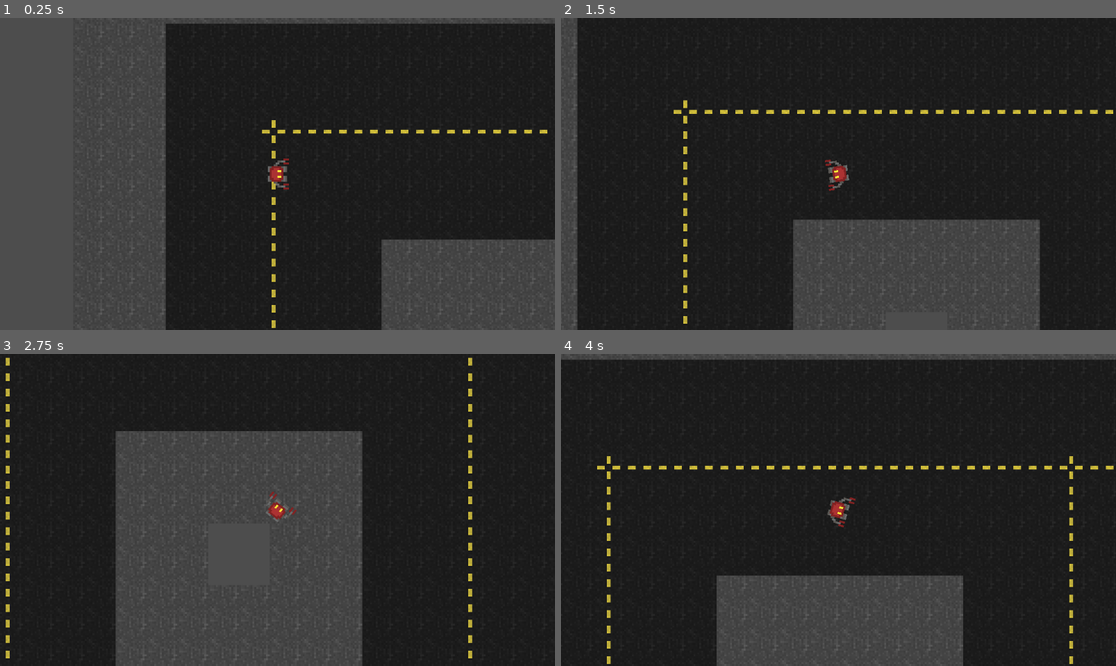
Above: before the commit, frames 1-4 (two rows, left to right).
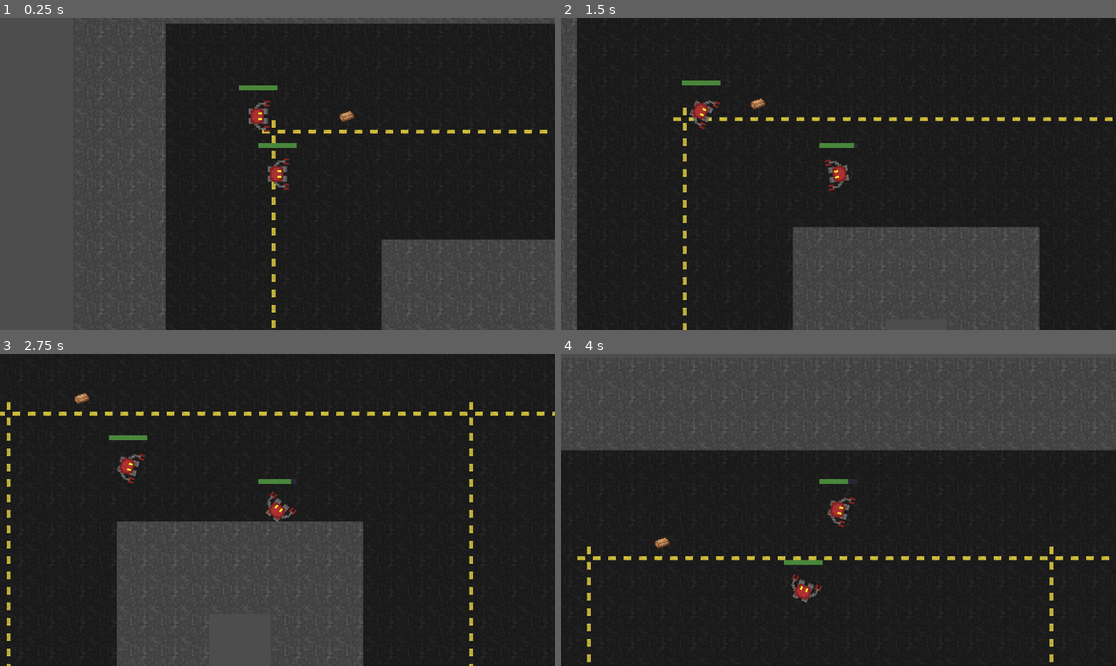
Above: after the commit, the same moments.

Repository: bellflwr/gmtk-jam-2024
Game: Godot game, scene res://scenes/world/test_world.tscn
Two runs of this game, one before a commit and one after it. Both use one fixed random seed, a clock stepped at 60 frames per second and the inputs below.
Inputs (mouse positions are in pixels of both pictures, inside the frame that each line leads up to):
- Up to frame 1 (0.25 s): no input
- Up to frame 2 (1.5 s): tap Enter at 0.5 s; move the mouse to (960, 158) at 0.52 s; press the mouse at (960, 158) at 0.53 s; hold D (right) 0.53-1.28 s; move the mouse to (727, 189) at 1.27 s; release the mouse at (727, 189) at 1.28 s; hold S (down) from 1.28 s (still down); tap K (look_down) at 1.35 s
- Up to frame 3 (2.75 s): click (166, 525) at 1.55 s; move the mouse to (333, 441) at 2.02 s; release S (down) at 2.03 s; press the mouse at (333, 441) at 2.03 s; hold D (right) from 2.03 s (still down); tap I (look_up) at 2.1 s
- Up to frame 4 (4 s): move the mouse to (810, 572) at 2.77 s; release D (right) at 2.78 s; release the mouse at (810, 572) at 2.78 s; hold W (up) 2.78-3.53 s; click (810, 572) at 2.85 s; move the mouse to (1005, 556) at 3.52 s; press the mouse at (1005, 556) at 3.53 s; hold A (left) from 3.53 s (still down)

The runs differ from the first frame. In frame 1, 0.5% of the frame differs, in the area x 43-64%, y 21-42%; in frame 2, 3.4%; in frame 3, 14%; in frame 4, 44%, in the area x 0-100%, y 1-100%.

Commit message:
lots of stuff (partially working collectables system)

Diff:
--- a/Scenes/player_bot.tscn
+++ b/Scenes/player_bot.tscn
@@ -1,10 +1,27 @@
-[gd_scene load_steps=10 format=3 uid="uid://bkrsddom2vkh"]
+[gd_scene load_steps=19 format=3 uid="uid://bkrsddom2vkh"]
 
-[ext_resource type="Script" path="res://scripts/player_bot.gd" id="1_tfthi"]
+[ext_resource type="Script" path="res://scripts/player_controller.gd" id="1_tfthi"]
 [ext_resource type="Texture2D" uid="uid://did4f2uuyw6yl" path="res://images/RoboSprite.png" id="2_oy32q"]
+[ext_resource type="PackedScene" uid="uid://bwcnhd2xwrqn1" path="res://scenes/hitscan_weapon.tscn" id="3_faaef"]
+[ext_resource type="Script" path="res://scripts/hitscan_weapon_type.gd" id="3_u1rt4"]
+[ext_resource type="PackedScene" uid="uid://bbtec7yg6fh6x" path="res://scenes/components/health.tscn" id="4_0vplg"]
+[ext_resource type="PackedScene" uid="uid://bfsswt0pv654l" path="res://scenes/components/hitbox.tscn" id="4_f63ep"]
+[ext_resource type="PackedScene" uid="uid://bownvmepjxoww" path="res://scenes/health_bar.tscn" id="5_yj0ae"]
+[ext_resource type="Script" path="res://scripts/health_bar.gd" id="7_k3a3r"]
+[ext_resource type="Script" path="res://scripts/inventory.gd" id="9_yjmff"]
 
-[sub_resource type="RectangleShape2D" id="RectangleShape2D_2xyql"]
-size = Vector2(8, 10)
+[sub_resource type="CircleShape2D" id="CircleShape2D_a0upi"]
+radius = 6.0208
+
+[sub_resource type="Resource" id="Resource_8hi8n"]
+script = ExtResource("3_u1rt4")
+damage = 5.0
+is_automatic = false
+burst_interval = 1.0
+shot_interval = 0.0
+shots_per_burst = 1
+pellets = 0
+precision = 0.0
 
 [sub_resource type="AtlasTexture" id="AtlasTexture_jjb0t"]
 atlas = ExtResource("2_oy32q")
@@ -54,20 +71,59 @@
 "speed": 5.0
 }]
 
+[sub_resource type="RectangleShape2D" id="RectangleShape2D_jxnxc"]
+size = Vector2(9, 12)
+
 [node name="PlayerBot" type="CharacterBody2D"]
+collision_layer = 8
+collision_mask = 9
+motion_mode = 1
 script = ExtResource("1_tfthi")
 
 [node name="CollisionShape2D" type="CollisionShape2D" parent="."]
 rotation = -1.5708
-shape = SubResource("RectangleShape2D_2xyql")
+shape = SubResource("CircleShape2D_a0upi")
 
 [node name="Camera2D" type="Camera2D" parent="."]
 zoom = Vector2(4, 4)
 
-[node name="AnimatedSprite2D" type="AnimatedSprite2D" parent="."]
+[node name="HitscanWeapon" parent="." instance=ExtResource("3_faaef")]
+range = 75.0
+weapon = SubResource("Resource_8hi8n")
+
+[node name="SpritePivot" type="Node2D" parent="."]
+unique_name_in_owner = true
+
+[node name="AnimatedSprite2D" type="AnimatedSprite2D" parent="SpritePivot"]
+unique_name_in_owner = true
 texture_filter = 1
 position = Vector2(0, 1)
 rotation = -1.5708
 sprite_frames = SubResource("SpriteFrames_nxgcq")
 animation = &"walk"
 frame_progress = 0.872183
+
+[node name="Hitbox" parent="SpritePivot" instance=ExtResource("4_f63ep")]
+collision_layer = 2
+collision_mask = 16
+
+[node name="CollisionShape2D" type="CollisionShape2D" parent="SpritePivot/Hitbox"]
+position = Vector2(-0.5, 0)
+shape = SubResource("RectangleShape2D_jxnxc")
+
+[node name="Health" parent="." node_paths=PackedStringArray("health_bar") instance=ExtResource("4_0vplg")]
+max_health = 20.0
+health_bar = NodePath("../HealthBar")
+
+[node name="HealthBar" parent="." instance=ExtResource("5_yj0ae")]
+script = ExtResource("7_k3a3r")
+
+[node name="AudioListener2D" type="AudioListener2D" parent="."]
+
+[node name="Inventory" type="Node2D" parent="."]
+script = ExtResource("9_yjmff")
+
+[connection signal="area_entered" from="SpritePivot/Hitbox" to="SpritePivot/Hitbox" method="_on_area_entered"]
+[connection signal="collectible_touched" from="SpritePivot/Hitbox" to="Inventory" method="_on_hitbox_collectible_touched"]
+[connection signal="damage_taken" from="SpritePivot/Hitbox" to="Health" method="_on_hitbox_damage_taken"]
+[connection signal="health_changed" from="Health" to="HealthBar" method="_on_health_health_changed"]
--- /dev/null
+++ b/images/robo_sprite_frames.tres
@@ -0,0 +1,51 @@
+[gd_resource type="SpriteFrames" load_steps=7 format=3 uid="uid://t4udgiw5qa3x"]
+
+[ext_resource type="Texture2D" uid="uid://did4f2uuyw6yl" path="res://images/RoboSprite.png" id="1_mnv1e"]
+
+[sub_resource type="AtlasTexture" id="AtlasTexture_jjb0t"]
+atlas = ExtResource("1_mnv1e")
+region = Rect2(0, 0, 22, 24)
+
+[sub_resource type="AtlasTexture" id="AtlasTexture_1fh6t"]
+atlas = ExtResource("1_mnv1e")
+region = Rect2(0, 0, 22, 24)
+
+[sub_resource type="AtlasTexture" id="AtlasTexture_rpn3n"]
+atlas = ExtResource("1_mnv1e")
+region = Rect2(22, 0, 22, 24)
+
+[sub_resource type="AtlasTexture" id="AtlasTexture_wgced"]
+atlas = ExtResource("1_mnv1e")
+region = Rect2(44, 0, 22, 24)
+
+[sub_resource type="AtlasTexture" id="AtlasTexture_s8q3n"]
+atlas = ExtResource("1_mnv1e")
+region = Rect2(66, 0, 22, 24)
+
+[resource]
+animations = [{
+"frames": [{
+"duration": 1.0,
+"texture": SubResource("AtlasTexture_jjb0t")
+}],
+"loop": true,
+"name": &"idle",
+"speed": 5.0
+}, {
+"frames": [{
+"duration": 0.2,
+"texture": SubResource("AtlasTexture_1fh6t")
+}, {
+"duration": 1.0,
+"texture": SubResource("AtlasTexture_rpn3n")
+}, {
+"duration": 1.0,
+"texture": SubResource("AtlasTexture_wgced")
+}, {
+"duration": 1.0,
+"texture": SubResource("AtlasTexture_s8q3n")
+}],
+"loop": true,
+"name": &"walk",
+"speed": 5.0
+}]
--- a/project.godot
+++ b/project.godot
@@ -20,28 +20,24 @@
 up={
 "deadzone": 0.5,
 "events": [Object(InputEventKey,"resource_local_to_scene":false,"resource_name":"","device":-1,"window_id":0,"alt_press …(192 unchanged characters)…
-, Object(InputEventKey,"resource_local_to_scene":false,"resource_name":"","device":-1,"window_id":0,"alt_pressed":false,"shift_pressed":false,"ctrl_pressed":false,"meta_pressed":false,"pressed":false,"keycode":0,"physical_keycode":4194320,"key_label":0,"unicode":0,"location":0,"echo":false,"script":null)
 , Object(InputEventJoypadMotion,"resource_local_to_scene":false,"resource_name":"","device":-1,"axis":1,"axis_value":-1.0,"script":null)
 ]
 }
 down={
 "deadzone": 0.5,
 "events": [Object(InputEventKey,"resource_local_to_scene":false,"resource_name":"","device":-1,"window_id":0,"alt_press …(192 unchanged characters)…
-, Object(InputEventKey,"resource_local_to_scene":false,"resource_name":"","device":-1,"window_id":0,"alt_pressed":false,"shift_pressed":false,"ctrl_pressed":false,"meta_pressed":false,"pressed":false,"keycode":0,"physical_keycode":4194322,"key_label":0,"unicode":0,"location":0,"echo":false,"script":null)
 , Object(InputEventJoypadMotion,"resource_local_to_scene":false,"resource_name":"","device":-1,"axis":1,"axis_value":1.0,"script":null)
 ]
 }
 left={
 "deadzone": 0.5,
 "events": [Object(InputEventKey,"resource_local_to_scene":false,"resource_name":"","device":-1,"window_id":0,"alt_press …(191 unchanged characters)…
-, Object(InputEventKey,"resource_local_to_scene":false,"resource_name":"","device":-1,"window_id":0,"alt_pressed":false,"shift_pressed":false,"ctrl_pressed":false,"meta_pressed":false,"pressed":false,"keycode":0,"physical_keycode":4194319,"key_label":0,"unicode":0,"location":0,"echo":false,"script":null)
 , Object(InputEventJoypadMotion,"resource_local_to_scene":false,"resource_name":"","device":-1,"axis":0,"axis_value":-1.0,"script":null)
 ]
 }
 right={
 "deadzone": 0.5,
 "events": [Object(InputEventKey,"resource_local_to_scene":false,"resource_name":"","device":-1,"window_id":0,"alt_press …(192 unchanged characters)…
-, Object(InputEventKey,"resource_local_to_scene":false,"resource_name":"","device":-1,"window_id":0,"alt_pressed":false,"shift_pressed":false,"ctrl_pressed":false,"meta_pressed":false,"pressed":false,"keycode":0,"physical_keycode":4194321,"key_label":0,"unicode":0,"location":0,"echo":false,"script":null)
 , Object(InputEventJoypadMotion,"resource_local_to_scene":false,"resource_name":"","device":-1,"axis":0,"axis_value":1.0,"script":null)
 ]
 }
@@ -57,6 +53,32 @@
 , Object(InputEventJoypadMotion,"resource_local_to_scene":false,"resource_name":"","device":-1,"axis":3,"axis_value":1.0,"script":null)
 ]
 }
+look_left={
+"deadzone": 0.5,
+"events": [Object(InputEventKey,"resource_local_to_scene":false,"resource_name":"","device":-1,"window_id":0,"alt_pressed":false,"shift_pressed":false,"ctrl_pressed":false,"meta_pressed":false,"pressed":false,"keycode":0,"physical_keycode":74,"key_label":0,"unicode":106,"location":0,"echo":false,"script":null)
+, Object(InputEventJoypadMotion,"resource_local_to_scene":false,"resource_name":"","device":-1,"axis":2,"axis_value":-1.0,"script":null)
+]
+}
+look_right={
+"deadzone": 0.5,
+"events": [Object(InputEventKey,"resource_local_to_scene":false,"resource_name":"","device":-1,"window_id":0,"alt_pressed":false,"shift_pressed":false,"ctrl_pressed":false,"meta_pressed":false,"pressed":false,"keycode":0,"physical_keycode":76,"key_label":0,"unicode":108,"location":0,"echo":false,"script":null)
+, Object(InputEventJoypadMotion,"resource_local_to_scene":false,"resource_name":"","device":-1,"axis":2,"axis_value":1.0,"script":null)
+]
+}
+shoot={
+"deadzone": 0.5,
+"events": [Object(InputEventMouseButton,"resource_local_to_scene":false,"resource_name":"","device":-1,"window_id":0,"alt_pressed":false,"shift_pressed":false,"ctrl_pressed":false,"meta_pressed":false,"button_mask":0,"position":Vector2(0, 0),"global_position":Vector2(0, 0),"factor":1.0,"button_index":1,"canceled":false,"pressed":false,"double_click":false,"script":null)
+, Object(InputEventJoypadMotion,"resource_local_to_scene":false,"resource_name":"","device":-1,"axis":5,"axis_value":1.0,"script":null)
+]
+}
+
+[layer_names]
+
+2d_physics/layer_1="Obstacle"
+2d_physics/layer_2="Player"
+2d_physics/layer_3="Enemy"
+2d_physics/layer_4="Body"
+2d_physics/layer_5="Collectible"
 
 [rendering]
 
--- /dev/null
+++ b/scenes/components/health.tscn
@@ -0,0 +1,7 @@
+[gd_scene load_steps=2 format=3 uid="uid://bbtec7yg6fh6x"]
+
+[ext_resource type="Script" path="res://scripts/health.gd" id="1_j63mq"]
+
+[node name="Health" type="Node2D" node_paths=PackedStringArray("health_bar")]
+script = ExtResource("1_j63mq")
+health_bar = NodePath("")
--- /dev/null
+++ b/scenes/components/hitbox.tscn
@@ -0,0 +1,8 @@
+[gd_scene load_steps=2 format=3 uid="uid://bfsswt0pv654l"]
+
+[ext_resource type="Script" path="res://scripts/hitbox.gd" id="1_1br2e"]
+
+[node name="Hitbox" type="Area2D"]
+collision_layer = 4
+collision_mask = 0
+script = ExtResource("1_1br2e")
--- /dev/null
+++ b/scenes/components/vision_field.tscn
@@ -0,0 +1,11 @@
+[gd_scene load_steps=2 format=3 uid="uid://1mrv4ge45jov"]
+
+[ext_resource type="Script" path="res://scripts/vision_field.gd" id="1_dye4n"]
+
+[node name="VisionField" type="Area2D"]
+collision_layer = 0
+collision_mask = 8
+script = ExtResource("1_dye4n")
+
+[node name="CollisionPolygon2D" type="CollisionPolygon2D" parent="."]
+polygon = PackedVector2Array(0, 0, 1, 1, 1, -1)
--- /dev/null
+++ b/scenes/enemy.tscn
@@ -0,0 +1,69 @@
+[gd_scene load_steps=13 format=3 uid="uid://yp78egnt7aig"]
+
+[ext_resource type="SpriteFrames" uid="uid://t4udgiw5qa3x" path="res://images/robo_sprite_frames.tres" id="1_1xwjl"]
+[ext_resource type="Script" path="res://scripts/enemy_controller.gd" id="1_6a02a"]
+[ext_resource type="PackedScene" uid="uid://bbtec7yg6fh6x" path="res://scenes/components/health.tscn" id="2_2ejo6"]
+[ext_resource type="PackedScene" uid="uid://bownvmepjxoww" path="res://scenes/health_bar.tscn" id="3_0i4k2"]
+[ext_resource type="Script" path="res://scripts/health_bar.gd" id="4_5solf"]
+[ext_resource type="PackedScene" uid="uid://bfsswt0pv654l" path="res://scenes/components/hitbox.tscn" id="5_jtwlr"]
+[ext_resource type="PackedScene" uid="uid://1mrv4ge45jov" path="res://scenes/components/vision_field.tscn" id="5_wsppq"]
+[ext_resource type="PackedScene" uid="uid://bwcnhd2xwrqn1" path="res://scenes/hitscan_weapon.tscn" id="6_mk78w"]
+[ext_resource type="Script" path="res://scripts/hitscan_weapon_type.gd" id="7_7taxg"]
+
+[sub_resource type="CircleShape2D" id="CircleShape2D_0ys4j"]
+radius = 6.0
+
+[sub_resource type="RectangleShape2D" id="RectangleShape2D_y10co"]
+size = Vector2(9, 12)
+
+[sub_resource type="Resource" id="Resource_cvcq1"]
+script = ExtResource("7_7taxg")
+damage = 1.0
+is_automatic = true
+burst_interval = 0.2
+shot_interval = 0.0
+shots_per_burst = 1
+pellets = 0
+precision = 0.0
+
+[node name="Enemy" type="CharacterBody2D"]
+collision_layer = 8
+collision_mask = 9
+motion_mode = 1
+script = ExtResource("1_6a02a")
+
+[node name="CollisionShape2D" type="CollisionShape2D" parent="."]
+shape = SubResource("CircleShape2D_0ys4j")
+
+[node name="Health" parent="." node_paths=PackedStringArray("health_bar") instance=ExtResource("2_2ejo6")]
+health_bar = NodePath("../HealthBar")
+
+[node name="HealthBar" parent="." instance=ExtResource("3_0i4k2")]
+script = ExtResource("4_5solf")
+
+[node name="SpritePivot" type="Node2D" parent="."]
+unique_name_in_owner = true
+
+[node name="AnimatedSprite2D" type="AnimatedSprite2D" parent="SpritePivot"]
+unique_name_in_owner = true
+texture_filter = 1
+position = Vector2(0, 1)
+rotation = -1.5708
+sprite_frames = ExtResource("1_1xwjl")
+animation = &"idle"
+
+[node name="Hitbox" parent="SpritePivot" instance=ExtResource("5_jtwlr")]
+
+[node name="CollisionShape2D" type="CollisionShape2D" parent="SpritePivot/Hitbox"]
+position = Vector2(-0.5, 0)
+shape = SubResource("RectangleShape2D_y10co")
+
+[node name="VisionField" parent="SpritePivot" instance=ExtResource("5_wsppq")]
+
+[node name="HitscanWeapon" parent="." instance=ExtResource("6_mk78w")]
+range = 75.0
+weapon = SubResource("Resource_cvcq1")
+
+[connection signal="health_changed" from="Health" to="HealthBar" method="_on_health_health_changed"]
+[connection signal="damage_taken" from="SpritePivot/Hitbox" to="Health" method="_on_hitbox_damage_taken"]
+[connection signal="body_entered" from="SpritePivot/VisionField" to="." method="_on_vision_field_body_entered"]
--- /dev/null
+++ b/scenes/health_bar.tscn
@@ -0,0 +1,19 @@
+[gd_scene load_steps=3 format=3 uid="uid://bownvmepjxoww"]
+
+[sub_resource type="StyleBoxFlat" id="StyleBoxFlat_8bh7w"]
+bg_color = Color(0.154799, 0.156803, 0.209848, 1)
+
+[sub_resource type="StyleBoxFlat" id="StyleBoxFlat_pqssk"]
+bg_color = Color(0.287613, 0.53, 0.2332, 1)
+
+[node name="HealthBar" type="ProgressBar"]
+offset_left = -10.0
+offset_top = -16.0
+offset_right = 190.0
+offset_bottom = 9.0
+scale = Vector2(0.1, 0.1)
+theme_override_constants/outline_size = 10
+theme_override_styles/background = SubResource("StyleBoxFlat_8bh7w")
+theme_override_styles/fill = SubResource("StyleBoxFlat_pqssk")
+value = 50.0
+show_percentage = false
--- /dev/null
+++ b/scenes/hitscan_weapon.tscn
@@ -0,0 +1,24 @@
+[gd_scene load_steps=5 format=3 uid="uid://bwcnhd2xwrqn1"]
+
+[ext_resource type="Script" path="res://scripts/hitscan_weapon.gd" id="1_y031r"]
+[ext_resource type="Script" path="res://scripts/hitscan_weapon_type.gd" id="2_rnwcl"]
+[ext_resource type="AudioStream" uid="uid://cswwbptbxd8ss" path="res://audio/sfx/gunshot_1.wav" id="2_vd5gd"]
+
+[sub_resource type="Resource" id="Resource_fbuc3"]
+script = ExtResource("2_rnwcl")
+damage = 1.0
+is_automatic = true
+burst_interval = 0.5
+shot_interval = 0.05
+shots_per_burst = 3
+pellets = 0
+precision = 0.0
+
+[node name="HitscanWeapon" type="RayCast2D"]
+collision_mask = 6
+collide_with_areas = true
+script = ExtResource("1_y031r")
+weapon = SubResource("Resource_fbuc3")
+
+[node name="AudioStreamPlayer2D" type="AudioStreamPlayer2D" parent="."]
+stream = ExtResource("2_vd5gd")
--- a/scenes/world/test_world.tscn
+++ b/scenes/world/test_world.tscn
@@ -1,8 +1,14 @@
-[gd_scene load_steps=4 format=3 uid="uid://y85k8g1pc1tt"]
+[gd_scene load_steps=8 format=3 uid="uid://y85k8g1pc1tt"]
 
 [ext_resource type="TileSet" uid="uid://s0vyjrb2nmhn" path="res://textures/world/tile_set.tres" id="1_b2hfv"]
 [ext_resource type="Script" path="res://scripts/map_generator.gd" id="2_gtxh3"]
 [ext_resource type="PackedScene" uid="uid://bkrsddom2vkh" path="res://scenes/player_bot.tscn" id="3_lgsyi"]
+[ext_resource type="PackedScene" uid="uid://yp78egnt7aig" path="res://scenes/enemy.tscn" id="4_41wx2"]
+[ext_resource type="Script" path="res://scripts/collectible.gd" id="5_eoujx"]
+[ext_resource type="Texture2D" uid="uid://dk8yapgct1pom" path="res://textures/items/copperingot.png" id="6_4t5qp"]
+
+[sub_resource type="CircleShape2D" id="CircleShape2D_dw8yh"]
+radius = 5.0
 
 [node name="TestWorld" type="Node2D"]
 
@@ -13,3 +19,19 @@
 
 [node name="PlayerBot" parent="." instance=ExtResource("3_lgsyi")]
 position = Vector2(10, 30)
+
+[node name="Enemy" parent="." instance=ExtResource("4_41wx2")]
+
+[node name="Collectible" type="Area2D" parent="."]
+position = Vector2(46, 0)
+collision_layer = 16
+collision_mask = 0
+script = ExtResource("5_eoujx")
+
+[node name="CollisionShape2D" type="CollisionShape2D" parent="Collectible"]
+shape = SubResource("CircleShape2D_dw8yh")
+
+[node name="Sprite2D" type="Sprite2D" parent="Collectible"]
+texture_filter = 1
+scale = Vector2(0.5, 0.5)
+texture = ExtResource("6_4t5qp")
--- /dev/null
+++ b/scripts/collectible.gd
@@ -0,0 +1,2 @@
+extends Area2D
+class_name CollectibleComponent
--- /dev/null
+++ b/scripts/enemy_controller.gd
@@ -0,0 +1,56 @@
+extends CharacterBody2D
+
+@onready var animation = %AnimatedSprite2D
+@onready var pivot = %SpritePivot
+@onready var weapon = $HitscanWeapon
+
+@export var speed: float = 50.0
+@export var accel: float = 500.0
+@export var encounter_distance: float = 50.0
+@export var distance_allowance: float = 10.0
+@export var max_distance: float = 200.0
+
+var target: Node2D
+
+func _process(delta):
+	animation.play()
+
+	var direction = Vector2.ZERO
+
+	if target:
+		pivot.look_at(target.position)
+
+		var dist = position.distance_to(target.position)
+
+		if dist >= max_distance:
+			target = null
+			return
+
+		var toward = (target.position - position).normalized()
+
+
+		if dist >= encounter_distance + distance_allowance:
+			direction = toward
+		elif dist <= encounter_distance - distance_allowance:
+			direction = -toward
+		else:
+			weapon.attempt_burst(target.global_position)
+
+	velocity = velocity.move_toward(direction * speed, accel * delta)
+
+	if velocity:
+		animation.set_animation("walk")
+	else:
+		animation.set_animation("idle")
+
+
+
+func _physics_process(delta):
+	move_and_slide()
+
+
+func _on_vision_field_body_entered(body: Node2D) -> void:
+	if body == self:
+		return
+
+	target = body
--- /dev/null
+++ b/scripts/health.gd
@@ -0,0 +1,26 @@
+extends Node2D
+class_name HealthComponent
+
+@export var max_health: float = 10
+@export var health_bar: ProgressBar
+var health: float:
+	get:
+		return health
+	set(val):
+		health = val
+		health_changed.emit(self)
+
+signal health_changed(health: HealthComponent)
+
+# Called when the node enters the scene tree for the first time.
+func _ready() -> void:
+	health = max_health
+
+func apply_damage(points: float):
+	health -= points
+
+	if health <= 0:
+		get_parent().queue_free()
+
+func _on_hitbox_damage_taken(points: float) -> void:
+	apply_damage(points)
--- /dev/null
+++ b/scripts/health_bar.gd
@@ -0,0 +1,5 @@
+extends ProgressBar
+
+func _on_health_health_changed(health: HealthComponent) -> void:
+	max_value = health.max_health
+	value = health.health
--- /dev/null
+++ b/scripts/hitbox.gd
@@ -0,0 +1,12 @@
+extends Area2D
+
+signal damage_taken(points: float)
+signal collectible_touched(collectible: CollectibleComponent)
+
+func damage(points: float):
+	damage_taken.emit(points)
+
+
+func _on_area_entered(area: Area2D) -> void:
+	if area is CollectibleComponent:
+		collectible_touched.emit(area)
--- /dev/null
+++ b/scripts/hitscan_weapon.gd
@@ -0,0 +1,43 @@
+extends RayCast2D
+
+@export var range: float = 30
+@export var weapon: HitscanWeaponType
+@onready var sound_source = $AudioStreamPlayer2D
+
+var last_burst: int = 0
+
+
+func wait(seconds: float) -> void:
+	await get_tree().create_timer(seconds).timeout
+
+func player_process() -> void:
+	if Input.is_action_just_pressed("shoot") or Input.is_action_pressed("shoot") and weapon.is_automatic:
+		attempt_burst(get_global_mouse_position())
+
+func attempt_burst(target: Vector2):
+	if Time.get_ticks_msec() - last_burst >= weapon.burst_interval * 1000:
+		burst(target)
+
+func shoot(target: Vector2):
+	last_burst = Time.get_ticks_msec()
+
+	sound_source.play()
+
+	var shoot_direction = (target - global_position).normalized() * range
+
+	target_position = shoot_direction
+
+	force_raycast_update()
+
+	if is_colliding():
+		var collider = get_collider()
+
+		if collider.has_method("damage"):
+			collider.damage(weapon.damage)
+
+func burst(target: Vector2):
+	last_burst = Time.get_ticks_msec()
+
+	for i in range(weapon.shots_per_burst):
+		shoot(target)
+		await wait(weapon.shot_interval)
--- /dev/null
+++ b/scripts/hitscan_weapon_type.gd
@@ -0,0 +1,10 @@
+extends Resource
+class_name HitscanWeaponType
+
+@export var damage: float
+@export var is_automatic: bool
+@export var burst_interval: float
+@export var shot_interval: float
+@export var shots_per_burst: int
+@export var pellets: int
+@export var precision: float
--- /dev/null
+++ b/scripts/inventory.gd
@@ -0,0 +1,23 @@
+extends Node2D
+class_name InventoryComponent
+
+var inv = {}
+
+# Called when the node enters the scene tree for the first time.
+func _ready() -> void:
+	pass # Replace with function body.
+
+
+# Called every frame. 'delta' is the elapsed time since the previous frame.
+func _process(delta: float) -> void:
+	pass
+
+
+func _on_hitbox_collectible_touched(collectible: CollectibleComponent) -> void:
+	if collectible not in inv:
+		inv[collectible] = 0
+	inv[collectible] += 1
+
+	collectible.queue_free()
+
+	print(inv)
--- a/scripts/player_bot.gd
+++ /dev/null
@@ -1,25 +0,0 @@
-extends CharacterBody2D
-
-@onready var animation = $AnimatedSprite2D
-
-const SPEED = 300.0
-const JUMP_VELOCITY = -400.0
-
-func _process(delta):
-	var mouse_position = get_global_mouse_position()
-	animation.play()
-
-	var direction = Input.get_vector("left", "right", "up", "down")
-
-	if direction != Vector2.ZERO:
-		velocity = velocity.move_toward(direction * 100, delta * 800)
-		animation.set_animation("walk")
-	else:
-		velocity = velocity.move_toward(Vector2.ZERO, (delta * 1200))
-		animation.set_animation("idle")
-	print(velocity)
-
-	look_at(mouse_position)
-
-func _physics_process(delta):
-	move_and_slide()
--- /dev/null
+++ b/scripts/player_controller.gd
@@ -0,0 +1,32 @@
+extends CharacterBody2D
+
+@onready var animation = %AnimatedSprite2D
+@onready var pivot = %SpritePivot
+@onready var weapon = $HitscanWeapon
+
+@export var speed: float = 100.0
+@export var accel: float = 500.0
+@export var look_speed: float = 360
+
+func _process(delta):
+	animation.play()
+
+	var direction = Input.get_vector("left", "right", "up", "down")
+
+	velocity = velocity.move_toward(direction * speed, accel * delta)
+
+	if velocity:
+		animation.set_animation("walk")
+	else:
+		animation.set_animation("idle")
+
+	var mouse_position = get_global_mouse_position()
+	pivot.look_at(mouse_position)
+
+
+
+
+
+func _physics_process(delta):
+	move_and_slide()
+	weapon.player_process()
--- /dev/null
+++ b/scripts/vision_field.gd
@@ -0,0 +1,30 @@
+extends Area2D
+class_name VisionField
+
+@export var range: float = 50
+@export var fov: float = 120
+@export var segment_size: float = 30
+
+@onready var polygon = $CollisionPolygon2D
+
+
+func generate_field():
+	var shape = PackedVector2Array([Vector2(0, 0)])
+
+	var segments: int = floor(fov/segment_size) + 1
+
+	var first = floor(segments/2)
+
+	for i in range(segments):
+		var j = ((2.0*i) / (segments - 1)) - 1
+
+		var angle = fov/2.0 * j
+
+		var vec = Vector2.from_angle(deg_to_rad(angle)) * range
+
+		shape.append(vec)
+
+	polygon.polygon = shape
+
+func _ready() -> void:
+	generate_field()
--- a/textures/world/tile_set.tres
+++ b/textures/world/tile_set.tres
@@ -4,11 +4,13 @@
 
 [sub_resource type="TileSetAtlasSource" id="TileSetAtlasSource_lpr0a"]
 texture = ExtResource("1_t48uf")
-0:0/0 = 0
 1:0/0 = 0
 2:0/0 = 0
 3:0/0 = 0
 0:1/0 = 0
+0:1/0/physics_layer_0/polygon_0/points = PackedVector2Array(-8, -8, 8, -8, 8, 8, -8, 8)
+0:0/0 = 0
 
 [resource]
+physics_layer_0/collision_layer = 1
 sources/1 = SubResource("TileSetAtlasSource_lpr0a")
Not shown, added: audio/sfx/gunshot_1.wav.import
Binary file added: textures/items/copperingot.png
Not shown, added: textures/items/copperingot.png.import
Not shown, added: audio/sfx/gunshot_1.wav
